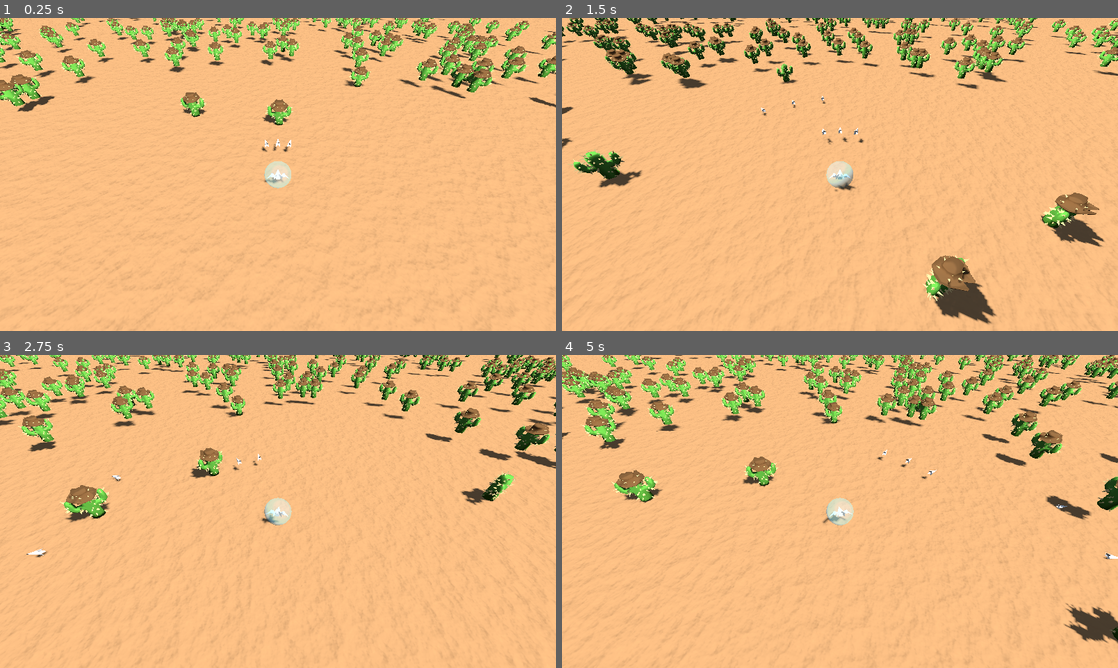
Above: before the commit, frames 1-4 (two rows, left to right).
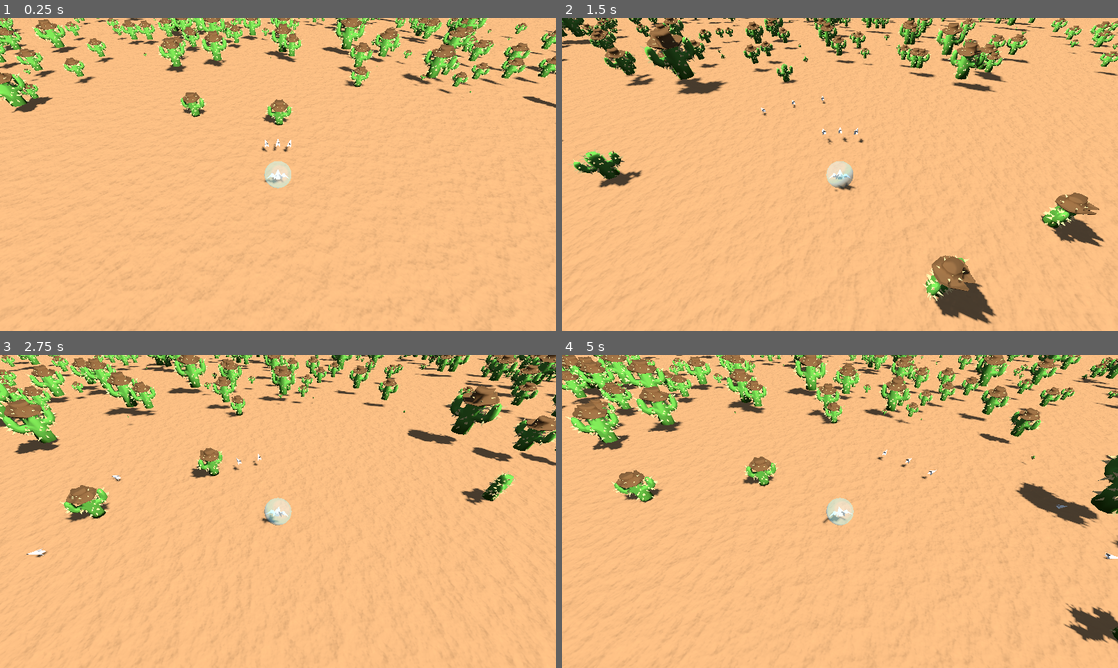
Above: after the commit, the same moments.

Repository: dicemaster5/BubbleSurvivors
Game: Godot game, scene res://scenes/world.tscn
The game is run twice, just before and just after one commit, with the same random seed, the same clock (stepped at 60 frames per second) and the same inputs.
Inputs:
- Up to frame 1 (0.25 s): no input
- Up to frame 2 (1.5 s): hold D (move_right) 0.53-1.28 s; hold S (move_down) from 1.28 s (still down)
- Up to frame 3 (2.75 s): release S (move_down) at 2.03 s; hold D (move_right) from 2.03 s (still down)
- Up to frame 4 (5 s): release D (move_right) at 2.78 s; hold W (move_up) 2.78-3.53 s; hold A (move_left) from 3.53 s (still down)

The runs differ from the first frame. In frame 1, 8.0% of the frame differs, in the area x 0-100%, y 0-34%; in frame 2, 6.8%; in frame 3, 10%; in frame 4, 12%, in the area x 0-100%, y 0-62%.

Commit message:
variable enemy sizes

Diff:
--- a/scenes/enemy.gd
+++ b/scenes/enemy.gd
@@ -15,7 +15,14 @@
 func _ready() -> void:
 	$Damageable.died.connect(handle_despawn)
 
-func _physics_process(delta: float) -> void:
+	var scale_factor = randfn(1.0, 0.5)
+	scale = Vector3(scale_factor, scale_factor, scale_factor)
+
+	value = max(int(float(value) * scale_factor), 1)
+
+	$Damageable.scale_max_health(scale_factor)
+
+func _physics_process(_delta: float) -> void:
 	if target == null:
 		return
 	velocity = (target.global_position - global_position).normalized() * speed
@@ -33,7 +40,3 @@
 func handle_despawn() -> void:
 	despawned.emit(value)
 	queue_free()
-
-# Called every frame. 'delta' is the elapsed time since the previous frame.
-func _process(delta: float) -> void:
-	pass
--- a/scenes/world.tscn
+++ b/scenes/world.tscn
@@ -63,6 +63,7 @@
 
 [node name="Enemy" parent="." instance=ExtResource("6_xkebw")]
 transform = Transform3D(1, 0, 0, 0, 1, 0, 0, 0, 1, 0.1, 0, -6.61)
+collision_layer = 8
 collision_mask = 13
 script = ExtResource("7_onfek")
 max_health = 100
--- a/scripts/damageable.gd
+++ b/scripts/damageable.gd
@@ -9,6 +9,10 @@
 func _ready() -> void:
 	current_health = max_health
 
+func scale_max_health(scale_factor: float) -> void:
+	max_health = max(int(float(max_health) * scale_factor), 1)
+	current_health = max_health
+
 func damage(amount := 1):
 	damaged.emit(amount)
 	current_health -= amount
Not shown: 1 places in scenes/enemy.tscn that only renumber resources
